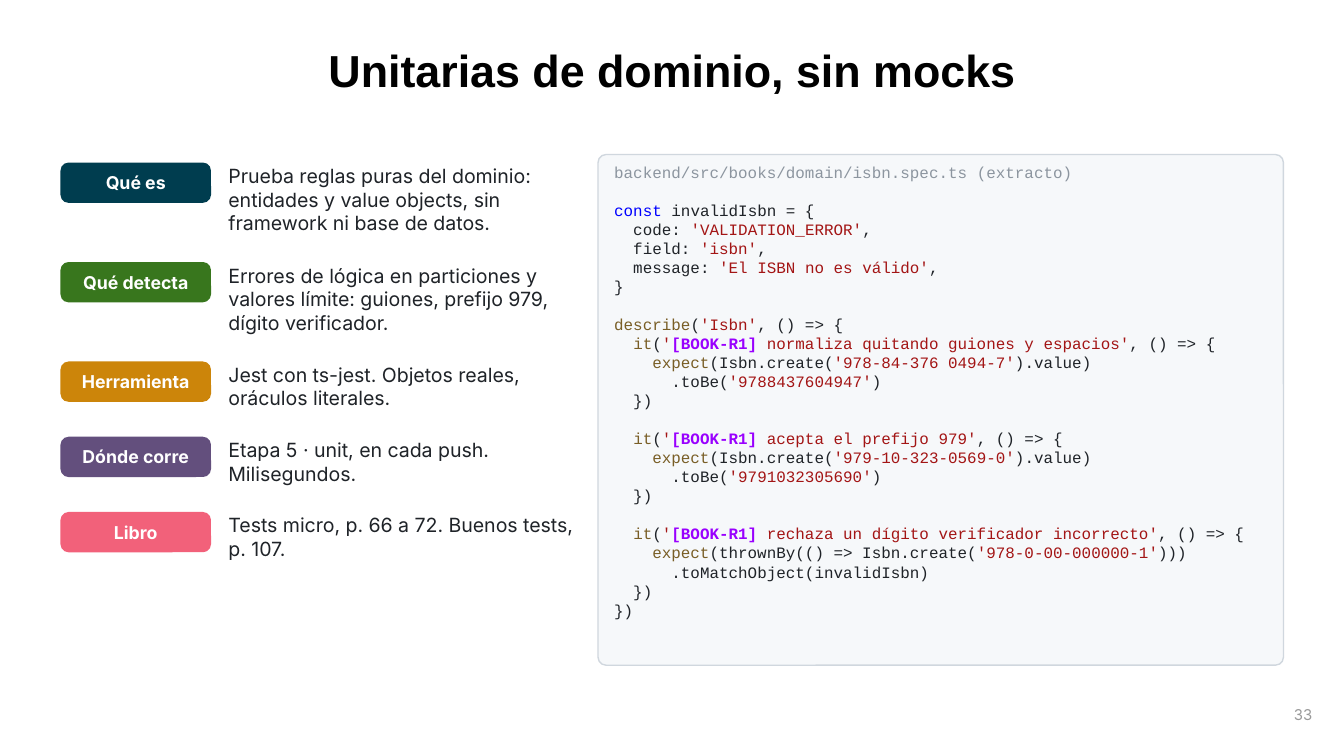
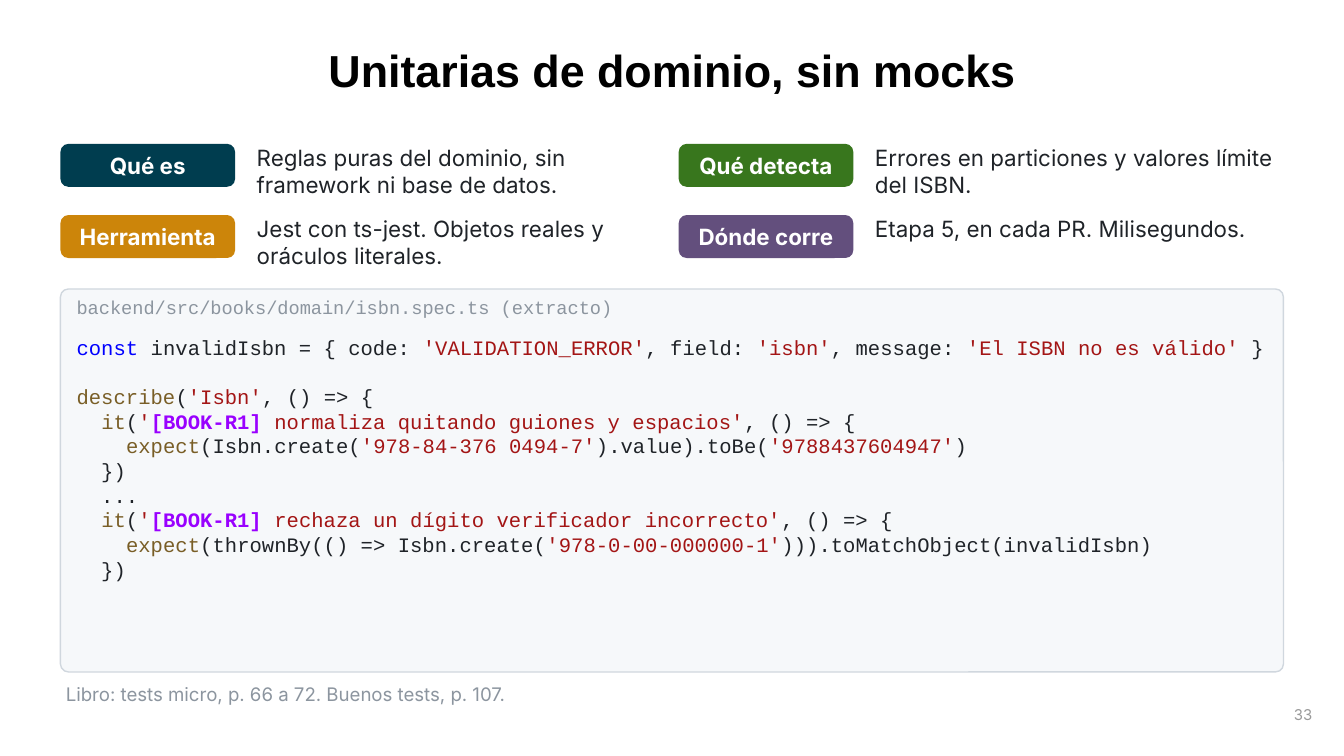
Before and after one commit to UC-IIC-3143-Software-Development/full_stack_testing, a slide deck: slide 33 of docs/presentacion/Full-Stack-Testing-IA-DevSecOps.pptx. Drawn at 1344x756 pixels with LibreOffice and Linux fonts; fonts in the diff are those of the drawing. Boxes give left, top, right and bottom in pixels: in the first picture for what was removed or moved away, otherwise in the second. Text is boxed around its words. In the diff, an @@ line names an element or a change of style, - is before the commit and + after.

```diff
--- a/docs/presentacion/Full-Stack-Testing-IA-DevSecOps.pptx
+++ b/docs/presentacion/Full-Stack-Testing-IA-DevSecOps.pptx
@@ rounded rectangle "Qué es": place and size @@
-rounded rectangle "Qué es" at [60,163,211,203]
+rounded rectangle "Qué es" at [60,144,235,187]
@@ text at [257,149,565,194]: text changed; size 10.5 to 12 pt @@
-Prueba reglas puras del dominio: entidades y value objects, sin framework ni base de datos.
+Reglas puras del dominio, sin framework ni base de datos.
@@ rounded rectangle "Qué detecta": place and size @@
-rounded rectangle "Qué detecta" at [60,262,211,302]
+rounded rectangle "Qué detecta" at [679,144,853,187]
@@ text at [875,149,1272,194]: text changed; size 10.5 to 12 pt @@
-Errores de lógica en particiones y valores límite: guiones, prefijo 979, dígito verificador.
+Errores en particiones y valores límite del ISBN.
@@ rounded rectangle "Herramienta": place and size @@
-rounded rectangle "Herramienta" at [60,362,211,402]
+rounded rectangle "Herramienta" at [60,215,235,258]
@@ text at [257,220,604,265]: text changed; size 10.5 to 12 pt @@
-Jest con ts-jest. Objetos reales, oráculos literales.
+Jest con ts-jest. Objetos reales y oráculos literales.
@@ size 9.5 to 12 pt; proportions changed in 4 elements at [60,144,235,187], [60,215,235,258], [679,144,853,187], [679,215,853,258] @@
@@ rounded rectangle "Dónde corre": place and size @@
-rounded rectangle "Dónde corre" at [60,437,211,477]
+rounded rectangle "Dónde corre" at [679,215,853,258]
@@ text at [875,220,1246,242]: text changed; size 10.5 to 12 pt @@
-Etapa 5 · unit, en cada push. Milisegundos.
+Etapa 5, en cada PR. Milisegundos.
@@ rounded rectangle: place and size @@
-rounded rectangle at [598,155,1284,665]
+rounded rectangle at [60,289,1284,672]
@@ rounded rectangle at [60,289,1284,672]: proportions changed @@
@@ text "backend/src/books/domain/isbn.spec.ts (extracto)": place and size @@
-text "backend/src/books/domain/isbn.spec.ts (extracto)" at [614,166,1072,181]
+text "backend/src/books/domain/isbn.spec.ts (extracto)" at [77,301,613,318]
@@ text "backend/src/books/domain/isbn.spec.ts (extracto)" at [77,301,613,318]: size 8.5 to 10 pt @@
@@ text at [77,340,1238,360]: text changed; size 8.5 to 11 pt @@
-const invalidIsbn = {
-code: 'VALIDATION_ERROR',
-field: 'isbn',
-message: 'El ISBN no es válido',
-}
+const invalidIsbn = { code: 'VALIDATION_ERROR', field: 'isbn', message: 'El ISBN no es válido' }
@@ text "const invalidIsbn = { code: ...": place and size @@
-text "const invalidIsbn = { code: ..." at [614,204,1186,582]
+text "const invalidIsbn = { code: ..." at [77,340,1238,557]
@@ text at [77,389,756,434]: size 8.5 to 11 pt in "describe('Isbn', () => {", "it('[BOOK-R1] normaliza quitando guiones y espacios', () ...", "})", "})" @@
@@ text at [126,439,967,458]: text changed; size 8.5 to 11 pt @@
-expect(Isbn.create('978-84-376 0494-7').value)
-.toBe('9788437604947')
+expect(Isbn.create('978-84-376 0494-7').value).toBe('9788437604947')
@@ rounded rectangle removed at [60,512,211,552] @@
-Libro
@@ text at [101,513,1152,557]: text changed; size 8.5 to 11 pt; text colour #A31515 to #1F2328 @@
-it('[BOOK-R1] acepta el prefijo 979', () => {
-expect(Isbn.create('979-10-323-0569-0').value)
-.toBe('9791032305690')
+...
+it('[BOOK-R1] rechaza un dígito verificador incorrecto', () => {
+expect(thrownBy(() => Isbn.create('978-0-00-000000-1'))).toMatchObject(invalidIsbn)
@@ text at [633,528,1186,582]: paragraphs removed @@
-it('[BOOK-R1] rechaza un dígito verificador incorrecto', () => {
-expect(thrownBy(() => Isbn.create('978-0-00-000000-1')))
-.toMatchObject(invalidIsbn)
-})
-})
@@ text at [66,687,505,705]: text changed; size 10.5 to 10 pt; text colour #1F2328 to #8C959F @@
-Tests micro, p. 66 a 72. Buenos tests, p. 107.
+Libro: tests micro, p. 66 a 72. Buenos tests, p. 107.
```
Also in this commit, not shown: 53 other slides changed, 11 slides added, 8 slides removed, 3 other files.
